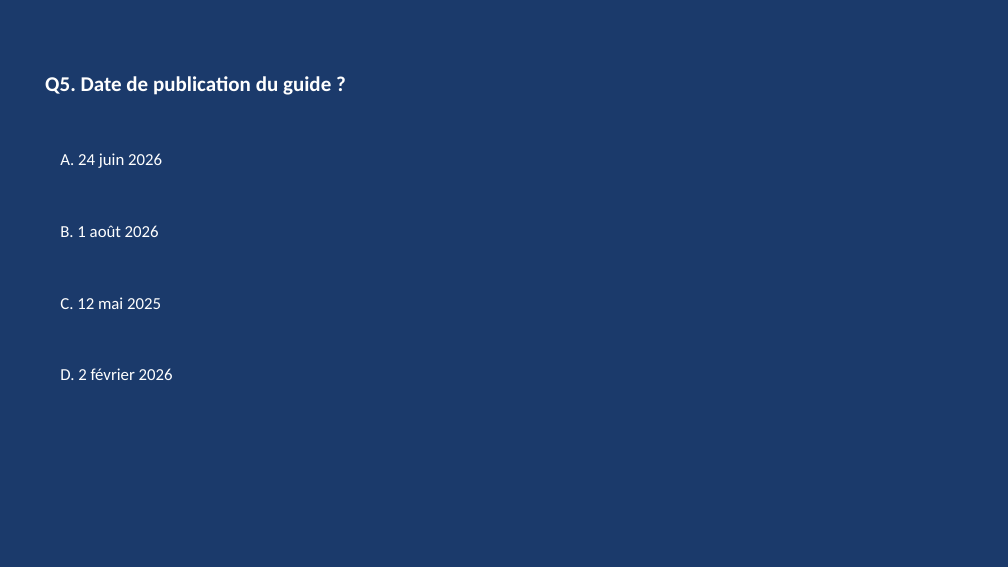
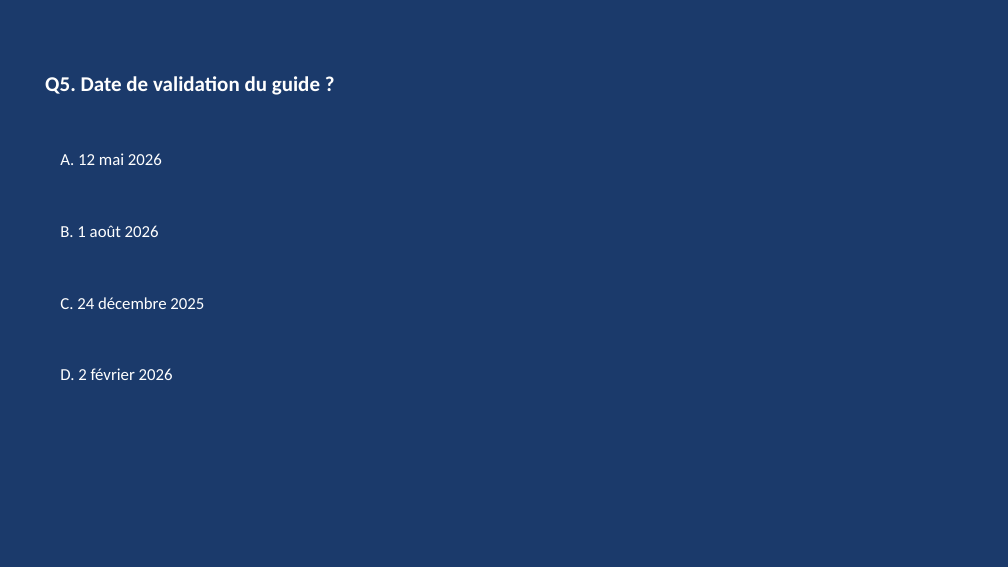
Before and after one commit to RicoBSJ/claude-travail-livrables, a slide deck: slide 9 of Livrables/Quiz/quiz_rbpp_ppa-dui_2026-06-27.pptx. Drawn at 1008x567 pixels with LibreOffice and Linux fonts; fonts in the diff are those of the drawing. Boxes give left, top, right and bottom in pixels: in the first picture for what was removed or moved away, otherwise in the second. Text is boxed around its words. In the diff, an @@ line names an element or a change of style, - is before the commit and + after.

```diff
--- a/Livrables/Quiz/quiz_rbpp_ppa-dui_2026-06-27.pptx
+++ b/Livrables/Quiz/quiz_rbpp_ppa-dui_2026-06-27.pptx
@@ text at [45,76,320,95]: text changed @@
-Q5. Date de publication du guide ?
+Q5. Date de validation du guide ?
@@ text at [60,153,162,165]: text changed @@
-A. 24 juin 2026
+A. 12 mai 2026
@@ text at [60,297,204,309]: text changed @@
-C. 12 mai 2025
+C. 24 décembre 2025
```
Also in this commit, not shown: 30 other slides changed, 22 slides added.
